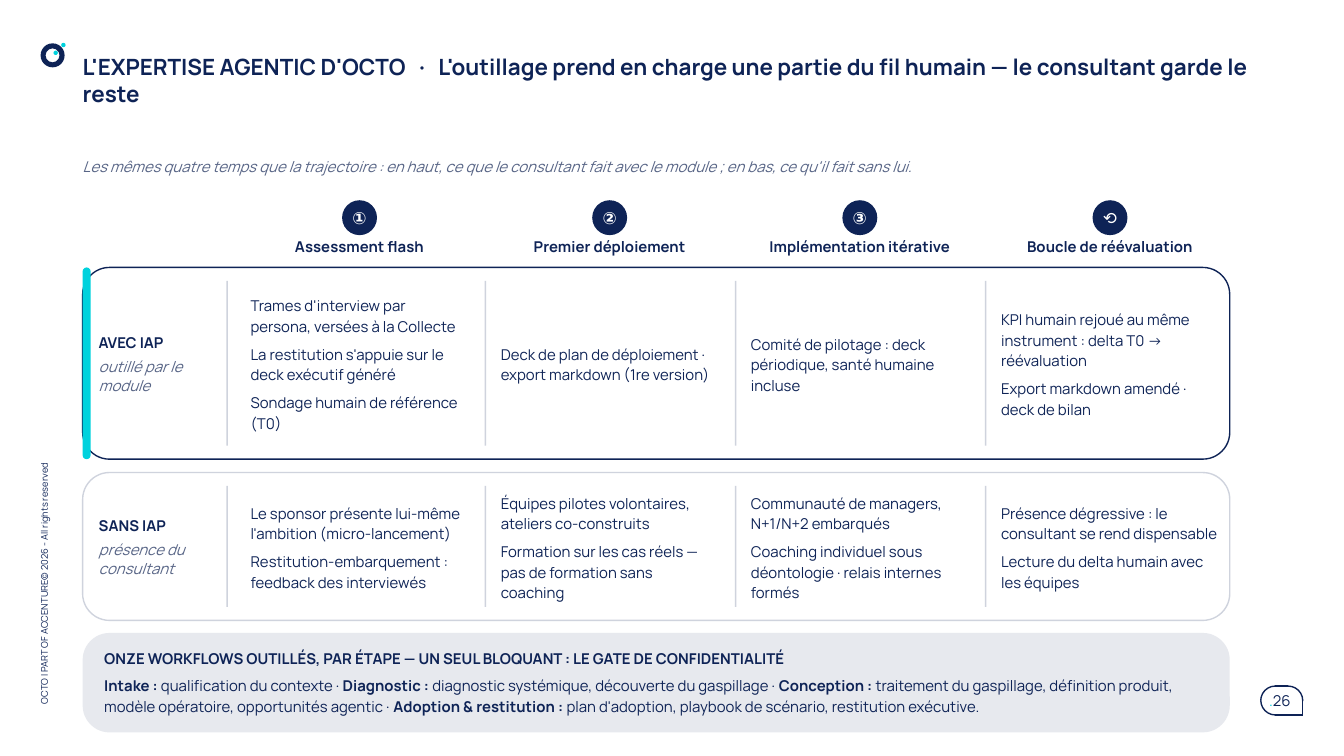
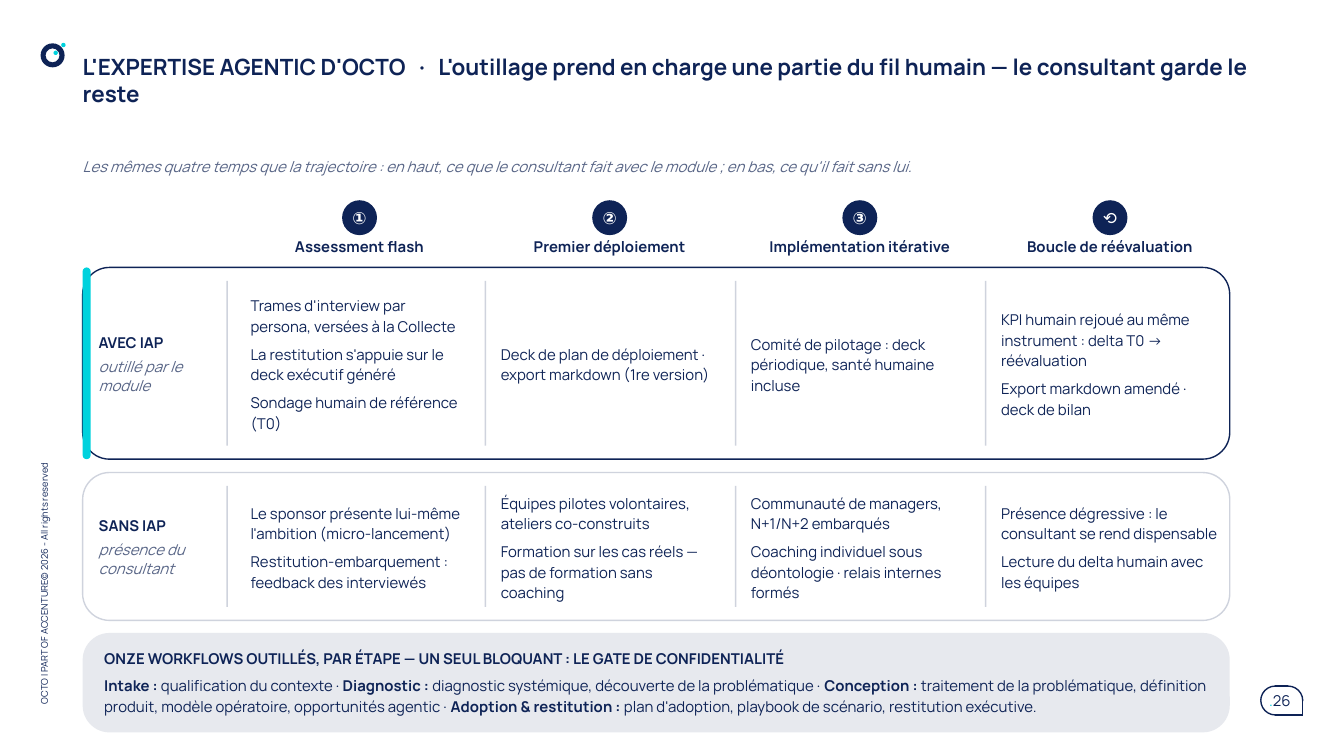
Before and after one commit to claudecamus-dot/Vscode3, a slide deck: slide 26 of docs/cadrage-ppt/bmad-iap-cadrage-synthese.pptx. Drawn at 1344x756 pixels with LibreOffice and Linux fonts; fonts in the diff are those of the drawing. Boxes give left, top, right and bottom in pixels: in the first picture for what was removed or moved away, otherwise in the second. Text is boxed around its words. In the diff, an @@ line names an element or a change of style, - is before the commit and + after.

```diff
--- a/docs/cadrage-ppt/bmad-iap-cadrage-synthese.pptx
+++ b/docs/cadrage-ppt/bmad-iap-cadrage-synthese.pptx
@@ text at [104,679,1206,716]: text changed @@
-Intake : qualification du contexte · Diagnostic : diagnostic systémique, découverte du gaspillage · Conception : traitement du gaspillage, définition produit, modèle opératoire, opportunités agentic · Adoption & restitution : plan d'adoption, playbook de scénario, restitution exécutive.
+Intake : qualification du contexte · Diagnostic : diagnostic systémique, découverte de la problématique · Conception : traitement de la problématique, définition produit, modèle opératoire, opportunités agentic · Adoption & restitution : plan d'adoption, playbook de scénario, restitution exécutive.
```
Also in this commit, not shown: 16 other slides changed, 3 other files.
